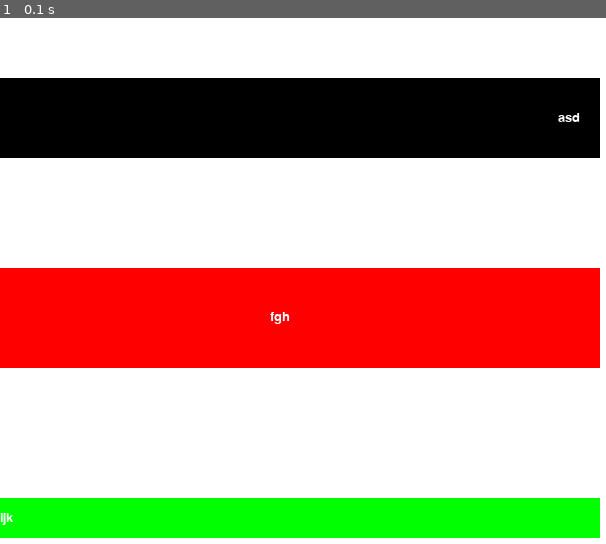
Above: before the commit, frame 1.
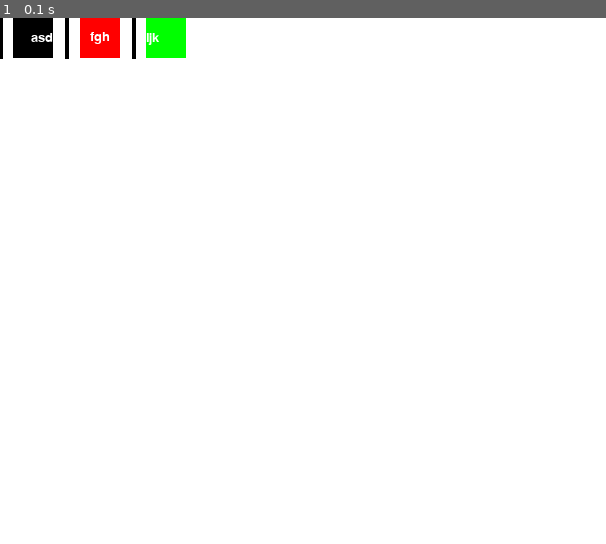
Above: after the commit, the same moment.

Repository: devFlashcap/PyGameGUI
Game: pygame game, started from main.py
Two runs of this game, one before a commit and one after it. Both use one fixed random seed, a clock stepped at 60 frames per second and the inputs below.
Inputs:
- Up to frame 1 (0.1 s): no input

The runs differ from the first frame. In frame 1, 43% of the frame differs, in the area x 0-100%, y 0-99%.

Commit message:
Added horizontal layout

Diff:
--- /dev/null
+++ b/horizontallayout.py
@@ -0,0 +1,32 @@
+import pygame
+from control import Control
+
+class HorizontalLayout(Control):
+    def __init__(self, rect):
+        self.rect = rect
+        self.controls = []
+
+    def addControl(self, control):
+        self.controls.append(control)
+
+    def removeControl(self, cID):
+        control = [c for c in self.controls if c.id == cID]
+        self.controls.remove(control)
+
+    def calculateControlRects(self, window):
+
+        if len(self.controls) == 0:
+            return
+
+        slotWidth = self.rect.width / len(self.controls)
+
+        for idx in range(0, len(self.controls)):
+            xPos = slotWidth * idx + (slotWidth / 2 - self.controls[idx].rect.width / 2)
+            self.controls[idx].setRect(pygame.Rect(xPos, self.rect.y, self.controls[idx].rect.width, self.rect.height))
+            pygame.draw.line(window, (0,0,0), (slotWidth * idx, 0), (slotWidth*idx, self.rect.height), 4)
+
+
+    def draw(self, window):
+        self.calculateControlRects(window)
+        for control in self.controls:
+            control.draw(window)
--- a/main.py
+++ b/main.py
@@ -1,5 +1,6 @@
 import pygame
 from button import Button
+from horizontallayout import HorizontalLayout
 from textalign import TextAlign
 from verticallayout import VerticalLayout
 
@@ -27,15 +28,21 @@
 
 def draw(window):
     window.fill((255,255,255))
-    button = Button("asd", pygame.Rect(0,0,200,40), (0,0,0), (255,255,255), 20, TextAlign.Right, padding=(20, 20, 20, 40))
-    button2 = Button("fgh", pygame.Rect(0,0,200,60), (255,0,0), (255,255,255), 20, TextAlign.Center, padding=(20, 20, 20, 40))
-    button3 = Button("ijk", pygame.Rect(0,0,200,40), (0,255,0), (255,255,255), 20)
+    button = Button("asd", pygame.Rect(0,0,40,40), (0,0,0), (255,255,255), 20, TextAlign.Right)
+    button2 = Button("fgh", pygame.Rect(0,0,40,40), (255,0,0), (255,255,255), 20, TextAlign.Center)
+    button3 = Button("ijk", pygame.Rect(0,0,40,40), (0,255,0), (255,255,255), 20)
 
+    """
     verticalLayout = VerticalLayout(pygame.Rect(0,0,600,600))
     verticalLayout.addControl(button)
     verticalLayout.addControl(button2)
     verticalLayout.addControl(button3)
+    """
+    horizontalLayout = HorizontalLayout(pygame.Rect(0,0,200,40))
+    horizontalLayout.addControl(button)
+    horizontalLayout.addControl(button2)
+    horizontalLayout.addControl(button3)
 
-    verticalLayout.draw(window)
+    horizontalLayout.draw(window)
 
 main()
